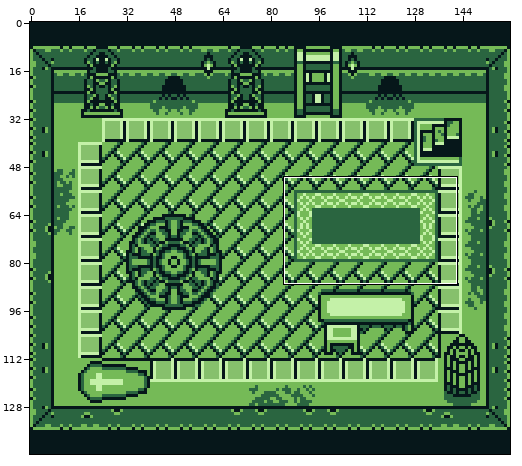
Sprite sheet, stored at Ruins-of-Aether/assets/backgrounds/oubliette.png. Above, an overview of the earlier version with the close-up marked.
Close-up. Before:
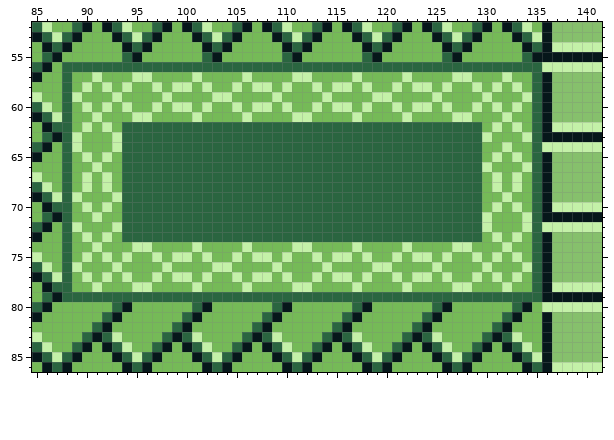
The file is 160x144 pixels. Colours within 5 levels of each other are drawn and written as one. Shown: x 85..141, y 52..86.
Once edited:
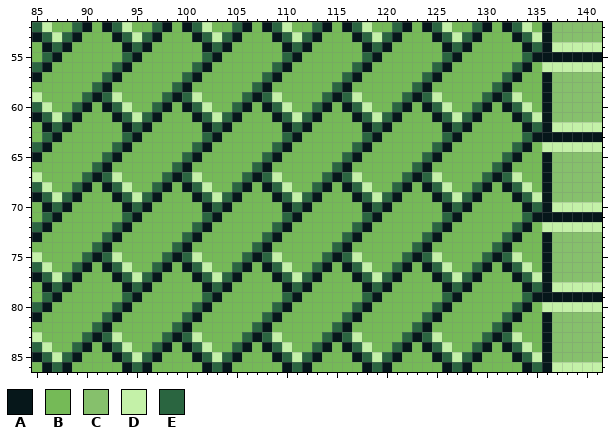
Palette (. is transparent): A #06171a  B #75ba57  C #86c06c  D #c4f1a8  E #2a6540
Changes in this commit:
Changed rows in their new state; - is an unchanged pixel.
first column x 88:
56 BBBBB-ABBBBBB-ABBBBBB-ABBBBBB-ABBBBBB-ABBBBBB-AB
57 B--BEA-BB---EA----B-EA-BB---EA----B-EA-BB---EA-B
58 B-BEA-B--B-EA-B--B-EA-B--B-EA-B--B-EA-B--B-EAB-B
59 BBEAE-----EAED-BB-EAE-----EAED-BB-EAE-----EAEDBB
60 BEA-AE---EABAE---EABAE---EABAE---EABAE---EABAEDB
61 -A-B-AE-EA---AEDEAB--AE-EA---AEDEAB--AE-EA--BAED
62 A-B-B-A-ABBBBBA-ABBBBBA-ABBBBBA-ABBBBBA-AB-B-BA-
63 BB---B-ABBBBBB-ABBBBBB-ABBBBBB-ABBBBBB-ABBB---EA
64 BB---EABBBBBB-ABBBBBB-ABBBBBB-ABBBBBB-ABBB--BEAB
65 B-B-EABBBBBB-ABBBBBB-ABBBBBB-ABBBBBB-ABBBB-BEA-B
66 B--EA-BBBBB-ABBBBBB-ABBBBBB-ABBBBBB-ABBBBBBEA-BB
67 B-EAEDBBBB-A-DBBBB-A-DBBBB-A-DBBBB-A-DBBBBEAE--B
68 BEA-AEDBB-ABA-DBB-ABA-DBB-ABA-DBB-ABA-DBB-ABAEDB
69 -A---A-D-ABBBA-D-ABBBA-D-ABBBA-D-ABBBA-D-A--BAED
70 A-B-B-A-ABBBBBA-ABBBBBA-ABBBBBA-ABBBBBA-AB-B-BA-
71 B--B---ABBBBBB-ABBBBBB-ABBBBBB-ABBBBBB-ABBB---EA
72 BB---EABBBBBB-ABBBBBB-ABBBBBB-ABBBBBB-ABBBB--EAB
73 B-B-EABBBBBB-ABBBBBB-ABBBBBB-ABBBBBB-ABBBB-BEA-B
74 B--EA--BB--EAB----BEA--BB--EAB----BEA--BB--EA--B
75 B-EAEDB--BEAEDB--BEAEDB--BEAEDB--BEAEDB--BEAE--B
76 BEA-AED--EA-AEDBBEA-AED--EA-AEDBBEA-AED--EA-AE-B
77 -AB-BAEDEA-BBAEDEA-BBAEDEA-BBAEDEA-BBAEDEA-B-AED
78 A--B--AEA----BAEA-B---AEA----BAEA-B---AEA---B-A-
79 BBBBBB-ABBBBBB-ABBBBBB-ABBBBBB-ABBBBBB-ABBBBBB-A
Pixel boxes of the changes (left, top, right, bottom) in both close-ups:
changed: (62, 62, 542, 302)
